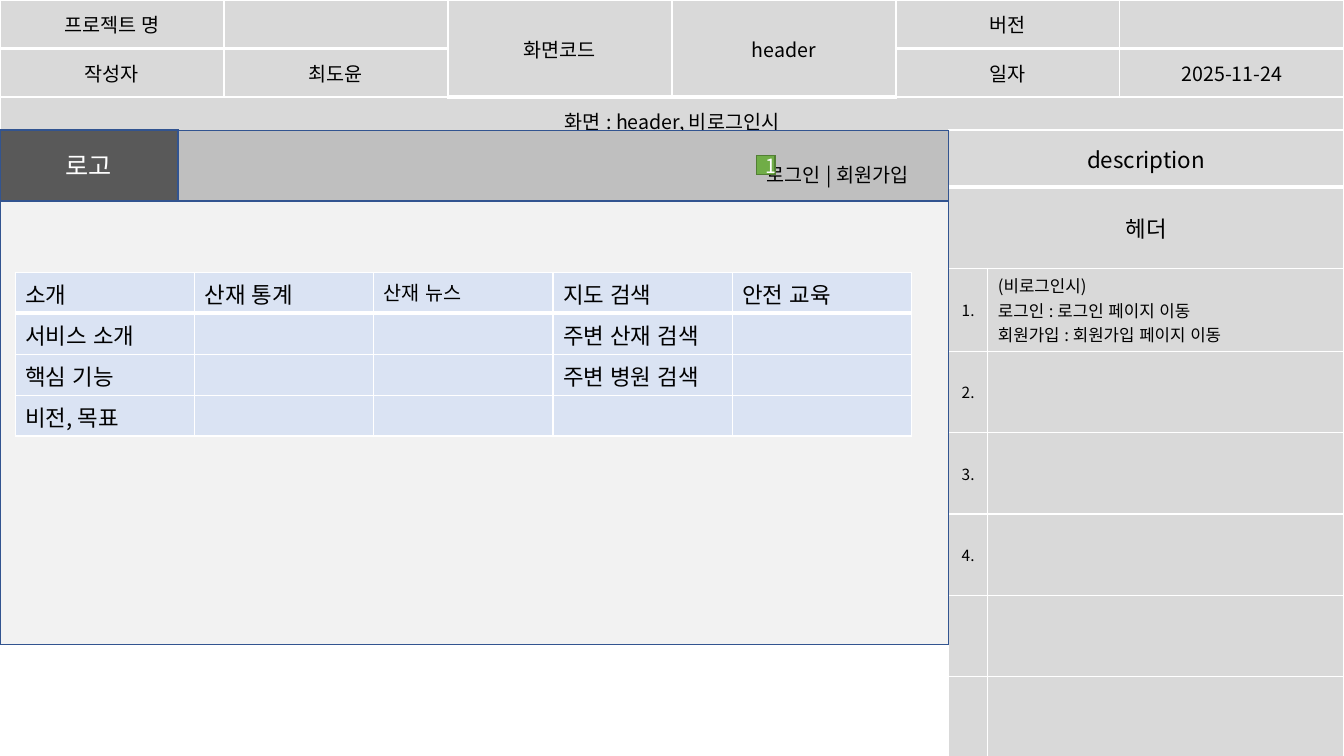
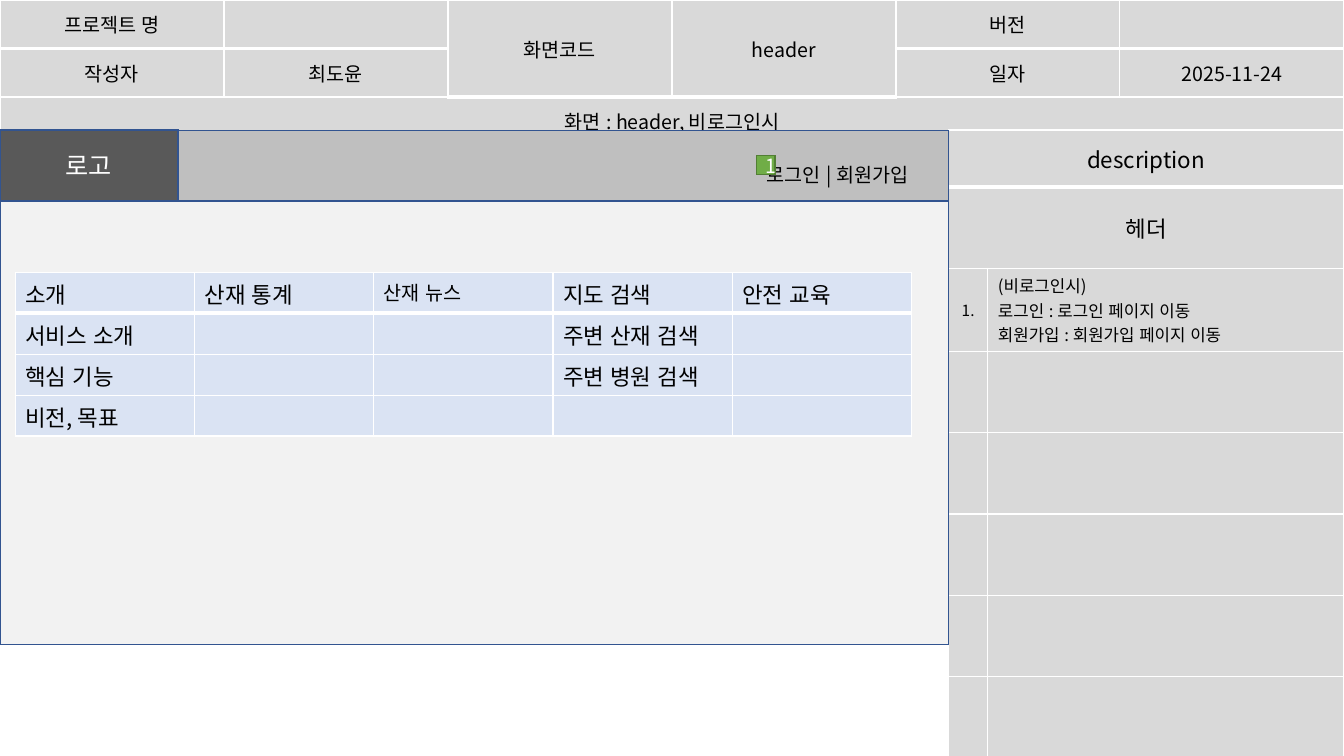
Before and after one commit to imyongchan/source, a slide deck: slide 3 of 스토리보드- 11.20/스토리보드_종합중.pptx. Drawn at 1344x756 pixels with LibreOffice and Linux fonts; fonts in the diff are those of the drawing. Boxes give left, top, right and bottom in pixels: in the first picture for what was removed or moved away, otherwise in the second. Text is boxed around its words. In the diff, an @@ line names an element or a change of style, - is before the commit and + after.

```diff
--- a/스토리보드- 11.20/스토리보드_종합중.pptx
+++ b/스토리보드- 11.20/스토리보드_종합중.pptx
@@ table at bbox=[949, 130, 1344, 756] @@
-row 4: 2. | 
-row 5: 3. | 
-row 6: 4. | 
+row 6:  | 
+row 7:  | 
+row 8:  | 
```
Also in this commit, not shown: 7 other slides changed, 10 slides added, 1 slide removed.
